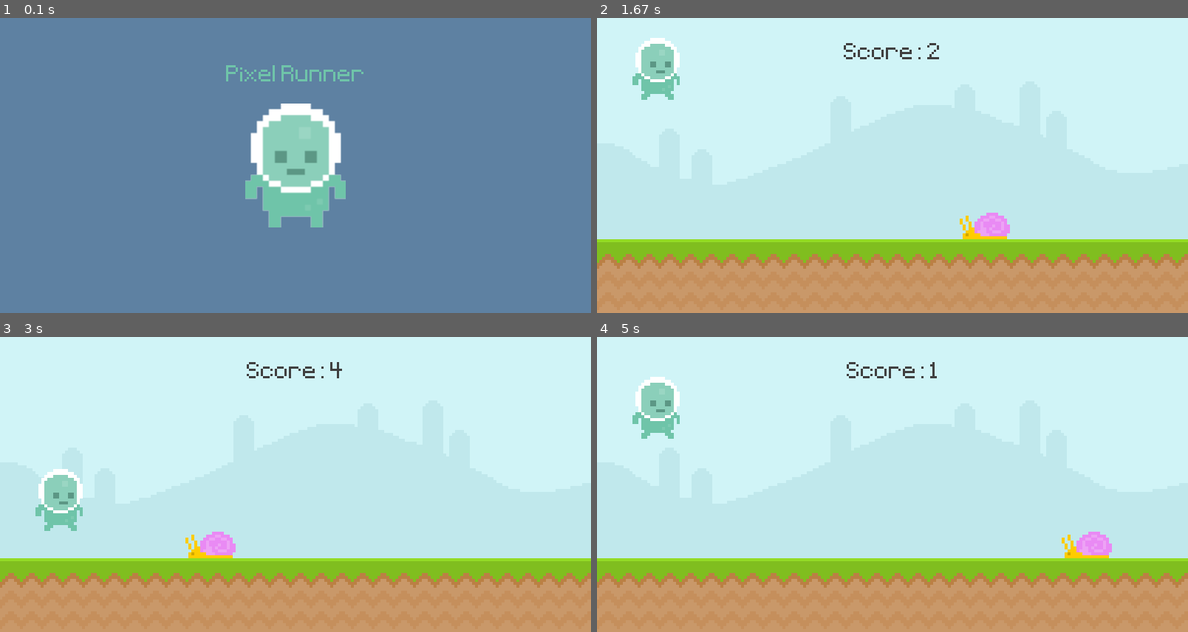
Above: before the commit, frames 1-4 (two rows, left to right).
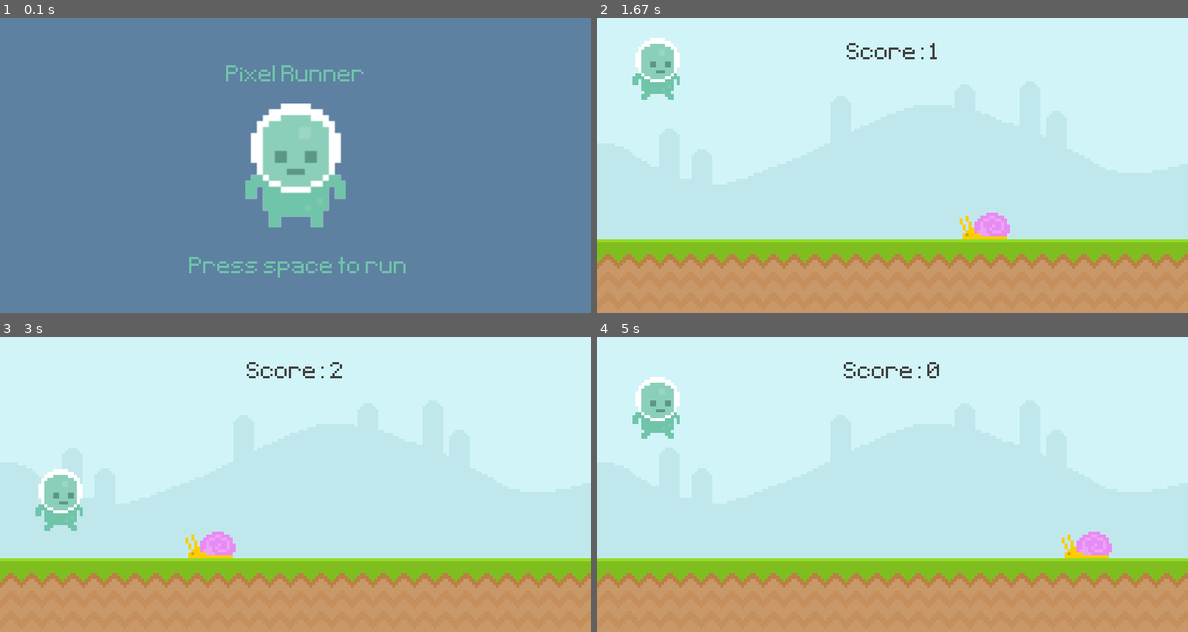
Above: after the commit, the same moments.

Repository: SztGellert/PygameProject
Game: pygame game, started from main.py
The game is run twice, just before and just after one commit, with the same random seed, the same clock (stepped at 60 frames per second) and the same inputs.
Inputs:
- Up to frame 1 (0.1 s): no input
- Up to frame 2 (1.67 s): tap Space at 0.33, 0.67, 1.07, 1.37 s
- Up to frame 3 (3 s): tap Space at 1.9, 2.2, 2.97 s
- Up to frame 4 (5 s): tap Space at 3.73, 4.13, 4.43, 4.8 s

The runs differ from the first frame. In frame 1, 0.6% of the frame differs, in the area x 32-69%, y 81-88%; in frame 2, 0.3%; in frame 3, less than 0.1%; in frame 4, 0.3%.

Commit message:
scores updated

Diff:
--- a/main.py
+++ b/main.py
@@ -4,11 +4,12 @@
 import pygame
 from sys import exit
 
-def display_score(score: int):
-    score_surf = test_font.render(f'Score: {score}', False, (64,64,64))
+def display_score():
+    current_time = int(pygame.time.get_ticks() / 1000) - start_time
+    score_surf = test_font.render(f'Score: {current_time}', False, (64,64,64))
     score_rect = score_surf.get_rect(center = (400,50))
     screen.blit(score_surf, score_rect)
-
+    return current_time
 
 if __name__ == '__main__':
     game_active = True
@@ -32,7 +33,8 @@
     game_name= test_font.render('Pixel Runner', False, (111,196,169))
     game_name_rect = game_name.get_rect(center = (400, 80))
 
-
+    game_msg = test_font.render('Press space to run', False, (111,196,169))
+    game_msg_rect = game_name.get_rect(center = (350 , 340))
 
     player_gravity = 0
     score = 0
@@ -52,12 +54,10 @@
                 if event.type == pygame.KEYDOWN:
                     if event.key == pygame.K_SPACE and player_rect.bottom >= 300:
                         player_gravity = -20
-                        score+=1
 
             else:
                 if event.type == pygame.KEYDOWN:
                     if event.key == pygame.K_SPACE:
-                        score = 0
 
                         game_active = True
                         snail_rect.right=800
@@ -66,7 +66,7 @@
 
             screen.blit(sky_surface, (0,0))
             screen.blit(ground_surface, (0,300))
-            display_score(score)
+            score = display_score()
             if snail_rect.right < 0: snail_rect.left = 800
             screen.blit(snail_surface, snail_rect)
             snail_rect.left -= 3
@@ -81,12 +81,17 @@
 
         else:
             screen.fill((94,129,162))
-            if score != 0:
-                score_surf = test_font.render(f'Score: {score}', False, (64, 64, 64))
-                score_rect = score_surf.get_rect(center=(400, 50))
-                screen.blit(score_surf, score_rect)
+
+            score_msg = test_font.render(f'Your score: {score}', False, (111, 196, 169))
+            score_msg_rect = score_msg.get_rect(center=(400, 350))
             screen.blit(game_name, game_name_rect)
             screen.blit(player_stand, player_stand_rect)
+
+            if score == 0:
+                screen.blit(game_msg, game_msg_rect)
+            else:
+                screen.blit(score_msg, score_msg_rect)
+
 
         pygame.display.update()
 
